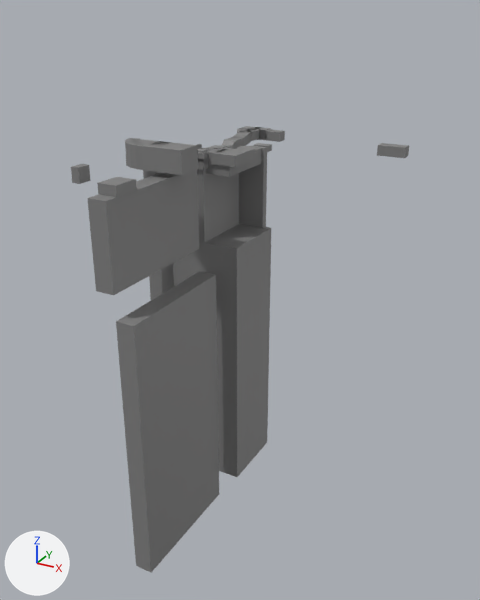
What one commit did to the FBX model Modelisations/LevelSols/Level1Sol.fbx.
Rendered twice from a 50 mm lens placed at (151.0, -238.0, 56.0), pointed at (38.0, -32.0, -47.0). Every picture has the same lights, and +X, +Y and +Z are marked at lower left.

In view in the first picture: 'Blockout_Box132', 'Blockout_Box141', 'Blockout_Box146', 'Blockout_Box148', 'Blockout_Box281', 'Blockout_Box31', 'Blockout_Box33', 'Blockout_Box36'.
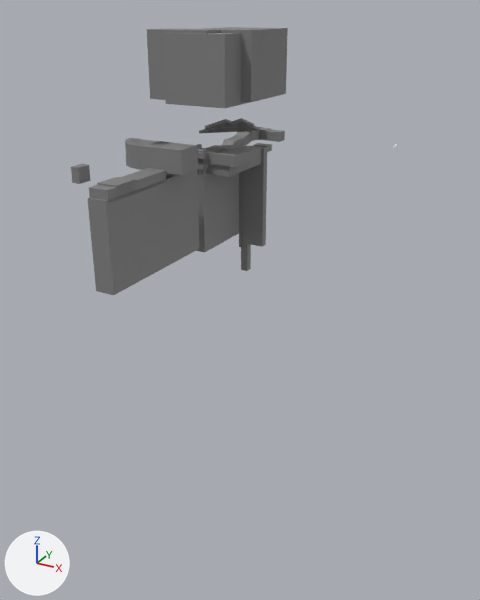
Boxes (x1, y1, x2, y2) around the edits, measured in the pictures (480 x 600 px):
'Blockout_Box148', moved, turned, rescaled (not visible afterwards)
    before: (116, 272, 219, 572)
'Blockout_Box36', moved, turned, rescaled (not visible afterwards)
    before: (173, 224, 271, 477)
'Blockout_Box141', moved, turned, rescaled
    before: (143, 170, 174, 300)
    after: (163, 33, 250, 108)
'Blockout_Box239', moved, rescaled (not visible before)
    after: (204, 27, 288, 102)
'Blockout_Box281', moved, rescaled (139% wider, 131% taller)
    before: (377, 143, 409, 158)
    after: (89, 168, 167, 204)
'Blockout_Box29', added
    after: (147, 28, 223, 100)
'Blockout_Ramp15', added
    after: (205, 119, 238, 129)
'Blockout_Ramp13', added
    after: (199, 125, 233, 133)
'Blockout_Ramp14', added
    after: (232, 118, 255, 127)
'Blockout_Ramp12', added
    after: (238, 124, 260, 131)
'Blockout_Ramp11', added
    after: (225, 125, 243, 132)

Diff of the bpy script that builds the scene:
```diff
--- a/Modelisations/LevelSols/Level1Sol.fbx.py
+++ b/Modelisations/LevelSols/Level1Sol.fbx.py
@@ ob_blockout_box239 @@
 ob_blockout_box239 = bpy.data.objects.new('Blockout_Box239', me_node_addstaticmeshcomponent_0)
-ob_blockout_box239.location = (0.4, -36.5, 8.0)
+ob_blockout_box239.location = (16.0, -28.0, 26.0)
 ob_blockout_box239.rotation_euler = (0.175, 0.0, 0.0873)  # degrees (10, 0, 5)
-ob_blockout_box239.scale = (0.02, 0.0606, 0.002)
+ob_blockout_box239.scale = (0.28, 0.24, 0.23)
@@ ob_blockout_box148 @@
 ob_blockout_box148 = bpy.data.objects.new('Blockout_Box148', me_node_addstaticmeshcomponent_0)
-ob_blockout_box148.location = (25.0, -40.0, -137.0)
-ob_blockout_box148.scale = (0.07, 0.5, 1.02)
+ob_blockout_box148.location = (20.0, -26.0, 3.0)
+ob_blockout_box148.rotation_euler = (0.0, 0.0, -1.571)  # degrees (0, 0, -90)
+ob_blockout_box148.scale = (0.03, 0.005, 0.045)
@@ ob_blockout_box36 @@
 ob_blockout_box36 = bpy.data.objects.new('Blockout_Box36', me_node_addstaticmeshcomponent_0)
-ob_blockout_box36.location = (8.0, -33.0, -131.0)
-ob_blockout_box36.rotation_euler = (0.0, 0.0, 1.571)  # degrees (0, 0, 90)
-ob_blockout_box36.scale = (0.29, 0.29, 1.05)
+ob_blockout_box36.location = (5.0, -28.0, 4.0)
+ob_blockout_box36.rotation_euler = (0.0, 0.0, 3.142)  # degrees (0, 0, 180)
+ob_blockout_box36.scale = (0.05, 0.005, 0.035)
@@ ob_blockout_box141 @@
 ob_blockout_box141 = bpy.data.objects.new('Blockout_Box141', me_node_addstaticmeshcomponent_0)
-ob_blockout_box141.location = (-1.0, -28.0, -110.0)
-ob_blockout_box141.scale = (0.06, 0.09, 1.14)
+ob_blockout_box141.location = (12.0, -39.0, 25.0)
+ob_blockout_box141.rotation_euler = (0.0, 0.0, 1.571)  # degrees (0, 0, 90)
+ob_blockout_box141.scale = (0.28, 0.24, 0.23)
@@ ob_blockout_box281 @@
 ob_blockout_box281 = bpy.data.objects.new('Blockout_Box281', me_node_addstaticmeshcomponent_0)
-ob_blockout_box281.location = (72.0, 21.7, 3.0)
-ob_blockout_box281.scale = (0.11, 0.05, 0.04)
+ob_blockout_box281.location = (18.0, -59.0, 3.0)
+ob_blockout_box281.scale = (0.07, 0.3, 0.04)
 ob_blockout_box281.material_slots[0].link = 'OBJECT'; ob_blockout_box281.material_slots[0].material = mat_materialinstancedynamic_0
@@ ob_blockout_box29 @@
+ob_blockout_box29 = bpy.data.objects.new('Blockout_Box29', me_node_addstaticmeshcomponent_0)
+ob_blockout_box29.location = (4.0, -37.0, 26.0)
+ob_blockout_box29.rotation_euler = (0.0, 0.0, 1.571)  # degrees (0, 0, 90)
+ob_blockout_box29.scale = (0.13, 0.24, 0.23)
@@ ob_blockout_ramp11 @@
+ob_blockout_ramp11 = bpy.data.objects.new('Blockout_Ramp11', me_node_addstaticmeshcomponent_0_001)
+ob_blockout_ramp11.location = (24.1, -29.0, 15.5)
+ob_blockout_ramp11.rotation_euler = (-2.364, 1.078, -0.793)  # degrees (-135, 62, -45)
+ob_blockout_ramp11.scale = (0.01, 0.09, 0.09)
@@ ob_blockout_ramp14 @@
+ob_blockout_ramp14 = bpy.data.objects.new('Blockout_Ramp14', me_node_addstaticmeshcomponent_0_001)
+ob_blockout_ramp14.location = (28.1, -29.0, 17.5)
+ob_blockout_ramp14.rotation_euler = (-2.364, 1.078, -0.793)  # degrees (-135, 62, -45)
+ob_blockout_ramp14.scale = (0.01, 0.09, 0.09)
@@ ob_blockout_ramp13 @@
+ob_blockout_ramp13 = bpy.data.objects.new('Blockout_Ramp13', me_node_addstaticmeshcomponent_0_001)
+ob_blockout_ramp13.location = (21.1, -32.0, 15.5)
+ob_blockout_ramp13.rotation_euler = (-2.364, 1.078, -0.793)  # degrees (-135, 62, -45)
+ob_blockout_ramp13.scale = (0.01, 0.09, 0.09)
@@ ob_blockout_ramp15 @@
+ob_blockout_ramp15 = bpy.data.objects.new('Blockout_Ramp15', me_node_addstaticmeshcomponent_0_001)
+ob_blockout_ramp15.location = (24.1, -33.0, 17.5)
+ob_blockout_ramp15.rotation_euler = (-2.364, 1.078, -0.793)  # degrees (-135, 62, -45)
+ob_blockout_ramp15.scale = (0.01, 0.09, 0.09)
@@ ob_blockout_ramp12 @@
+ob_blockout_ramp12 = bpy.data.objects.new('Blockout_Ramp12', me_node_addstaticmeshcomponent_0_001)
+ob_blockout_ramp12.location = (28.1, -25.0, 15.5)
+ob_blockout_ramp12.rotation_euler = (-2.364, 1.078, -0.793)  # degrees (-135, 62, -45)
+ob_blockout_ramp12.scale = (0.01, 0.09, 0.09)
```
